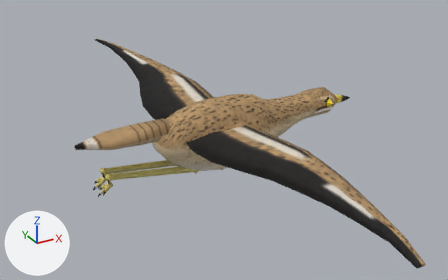
A saved change to the glTF model assets_src/birds/curlew_flight_lod1.glb.
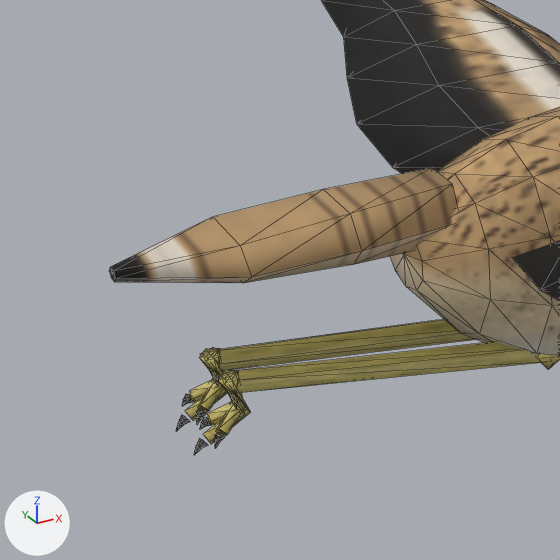
Each version appears first whole from a 50 mm camera at (-0.28, -0.695, 0.329) aimed at (0.101, -0.001, -0.018), and next in a close-up on the part from 10% to 44% of the width and 26% to 81% of the height. The lights are fixed; the arrows at lower left show +X, +Y and +Z. The older version's two pictures come first. The close-ups show mesh edges as thin lines. Where no turn or scale is listed for an object, it has been applied to the vertices. Vertices at exactly the same position are counted once.

In view in the first close-up: 'curlew_body'.
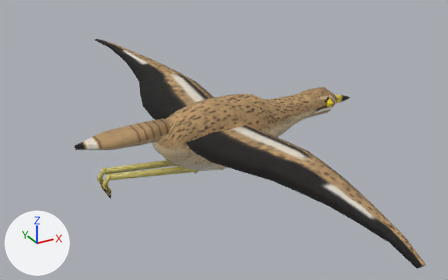
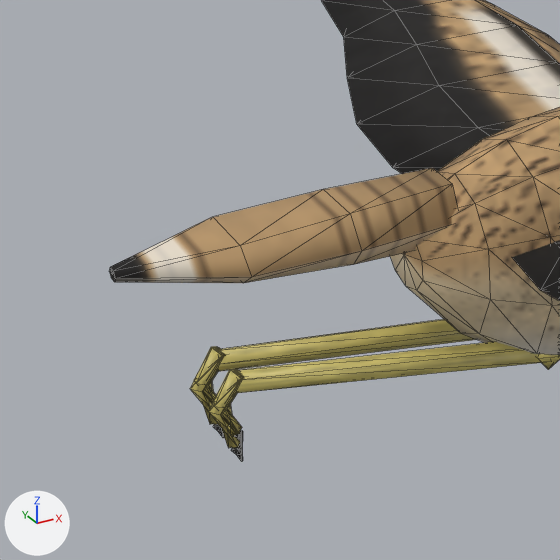
What differs and where, as boxes (x1, y1, x2, y2) in the close-ups (560 x 560 px; the box of a moved part takes in the faces that stretch with it):
'curlew_body', reshaped
    before: (109, 0, 560, 455)
    after: (109, 0, 560, 461)
part 1 of me_curlew_body, moved or reshaped
    before: (176, 415, 190, 431)
    after: (213, 424, 224, 438)
part 2 of me_curlew_body, moved or reshaped (not visible afterwards)
    before: (182, 394, 194, 406)
part 3 of me_curlew_body, moved or reshaped (not visible afterwards)
    before: (196, 410, 206, 424)
part 4 of me_curlew_body, moved or reshaped
    before: (194, 439, 208, 455)
    after: (231, 444, 243, 461)
part 5 of me_curlew_body, moved or reshaped
    before: (215, 434, 225, 448)
    after: (234, 431, 242, 440)
part 6 of me_curlew_body, moved or reshaped
    before: (200, 417, 212, 429)
    after: (235, 431, 243, 445)
part 7 of me_curlew_body, moved or reshaped
    before: (185, 347, 250, 444)
    after: (190, 346, 244, 448)

The edits, one by one:
me_curlew_body is used by ob_curlew_body; location (0.0, 0.0, 0.0).
me_curlew_body had 660 vertices, 1216 faces and spanned x -0.106..0.322, y -0.408..0.408, z -0.061..0.045.
me_curlew_body now has 660 vertices, 1216 faces and spans x -0.106..0.322, y -0.408..0.408, z -0.062..0.045.
me_curlew_body part 1: the loose piece of 14 vertices spanning x -0.087..-0.081, y 0.008..0.012, z -0.054..-0.048 is multiplied about its middle by the matrix ((-0.939, 0.0, 0.534), (0.0, -1.08, 0.0), (0.534, 0.0, 0.939)), then moved by (0.013, 0.0, -0.006).
me_curlew_body part 2: the loose piece of 14 vertices spanning x -0.081..-0.077, y 0.015..0.018, z -0.049..-0.044 is multiplied about its middle by the matrix ((-0.84, 0.404, 0.525), (-0.504, -0.94, -0.083), (0.43, -0.313, 0.928)), then moved by (0.009, -0.006, -0.005).
me_curlew_body part 3: the loose piece of 14 vertices spanning x -0.081..-0.077, y 0.002..0.005, z -0.049..-0.044 is multiplied about its middle by the matrix ((-0.84, -0.404, 0.525), (0.504, -0.94, 0.083), (0.43, 0.313, 0.928)), then moved by (0.009, 0.006, -0.005).
me_curlew_body part 4: the loose piece of 14 vertices spanning x -0.087..-0.081, y -0.012..-0.008, z -0.054..-0.048 is multiplied about its middle by the matrix ((-0.939, 0.0, 0.534), (0.0, -1.08, 0.0), (0.534, 0.0, 0.939)), then moved by (0.013, 0.0, -0.006).
me_curlew_body part 5: the loose piece of 14 vertices spanning x -0.081..-0.077, y -0.018..-0.015, z -0.049..-0.044 is multiplied about its middle by the matrix ((-0.84, -0.404, 0.525), (0.504, -0.94, 0.083), (0.43, 0.313, 0.928)), then moved by (0.009, 0.006, -0.005).
me_curlew_body part 6: the loose piece of 14 vertices spanning x -0.081..-0.077, y -0.005..-0.002, z -0.049..-0.044 is multiplied about its middle by the matrix ((-0.84, 0.404, 0.525), (-0.504, -0.94, -0.083), (0.43, -0.313, 0.928)), then moved by (0.009, -0.006, -0.005).
me_curlew_body part 7: 84 of 660 vertices moved; they spanned x -0.083..-0.065, y -0.018..0.018, z -0.052..-0.026 and now span x -0.08..-0.065, y -0.014..0.014, z -0.055..-0.024; mean shift (0.002, 0.0, -0.001); largest move (-0.083, 0.01, -0.047) -> (-0.069, 0.01, -0.053).
